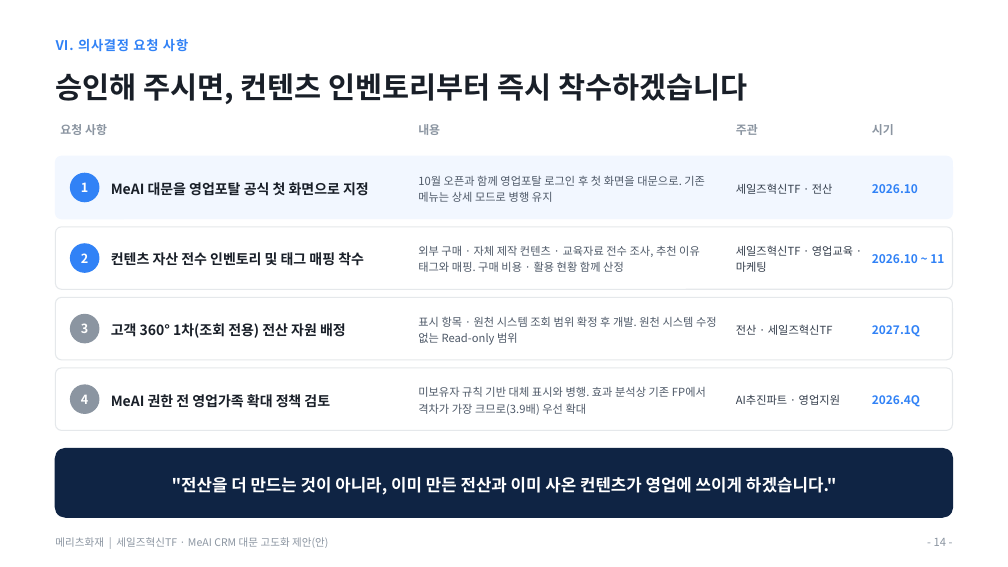
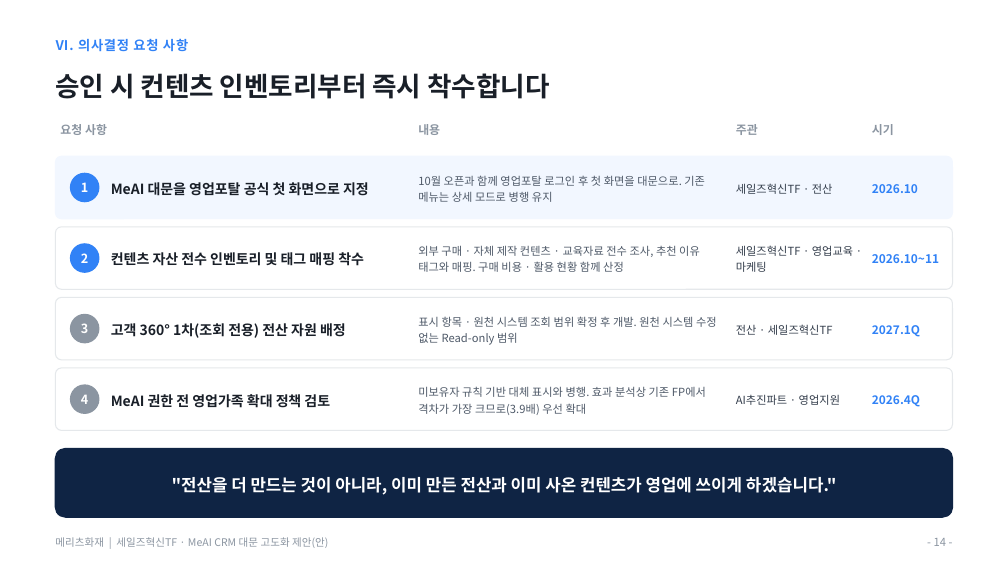
Before and after one commit to hunx11-sys/MeAI, a slide deck: slide 14 of docs/MeAI_CRM대문_고도화_제안_대표이사보고_2026.09.pptx. Drawn at 1008x567 pixels with LibreOffice and Linux fonts; fonts in the diff are those of the drawing. Boxes give left, top, right and bottom in pixels: in the first picture for what was removed or moved away, otherwise in the second. Text is boxed around its words. In the diff, an @@ line names an element or a change of style, - is before the commit and + after.

```diff
--- a/docs/MeAI_CRM대문_고도화_제안_대표이사보고_2026.09.pptx
+++ b/docs/MeAI_CRM대문_고도화_제안_대표이사보고_2026.09.pptx
@@ text at bbox=[55, 73, 549, 99]: text changed; size 21 to 19 pt @@
-승인해 주시면, 컨텐츠 인벤토리부터 즉시 착수하겠습니다
+승인 시 컨텐츠 인벤토리부터 즉시 착수합니다
@@ text at bbox=[872, 254, 939, 263]: spaces changed @@
-2026.10 ~ 11
+2026.10~11
```
Also in this commit, not shown: 12 other slides changed, 1 other file.
